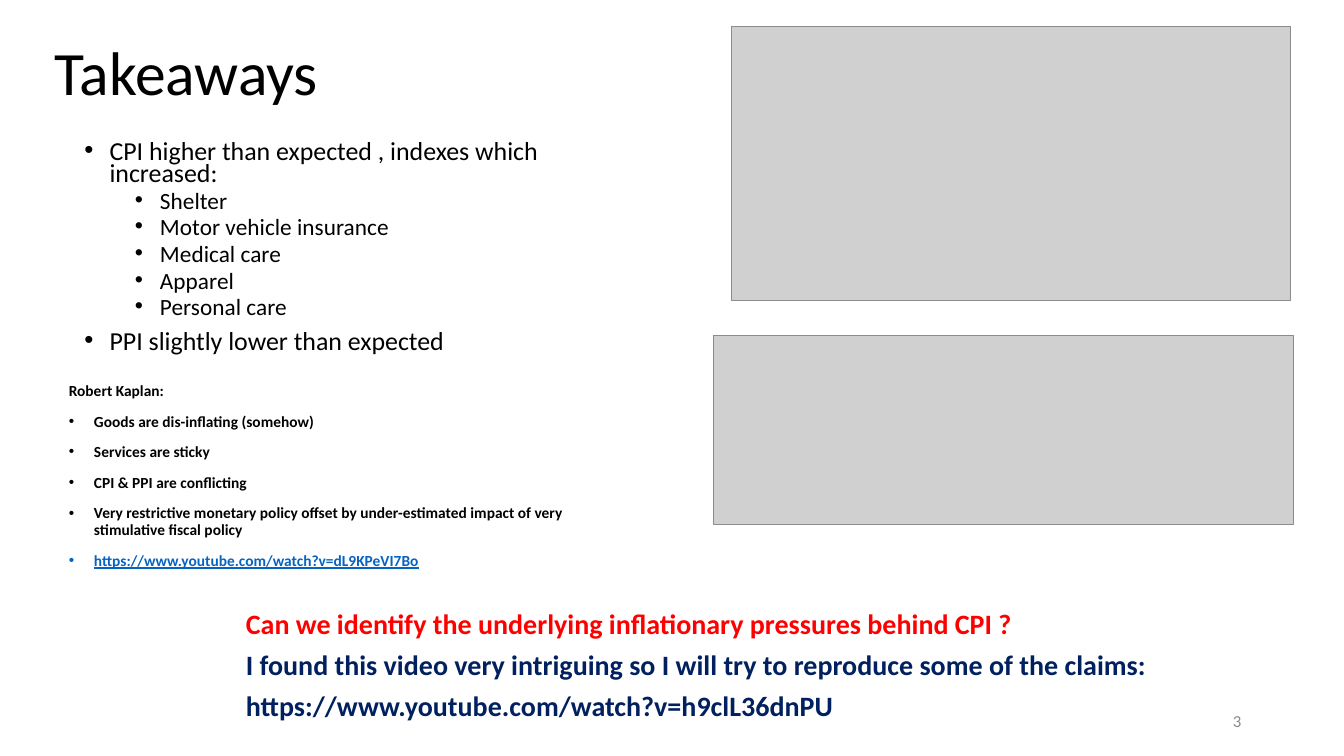
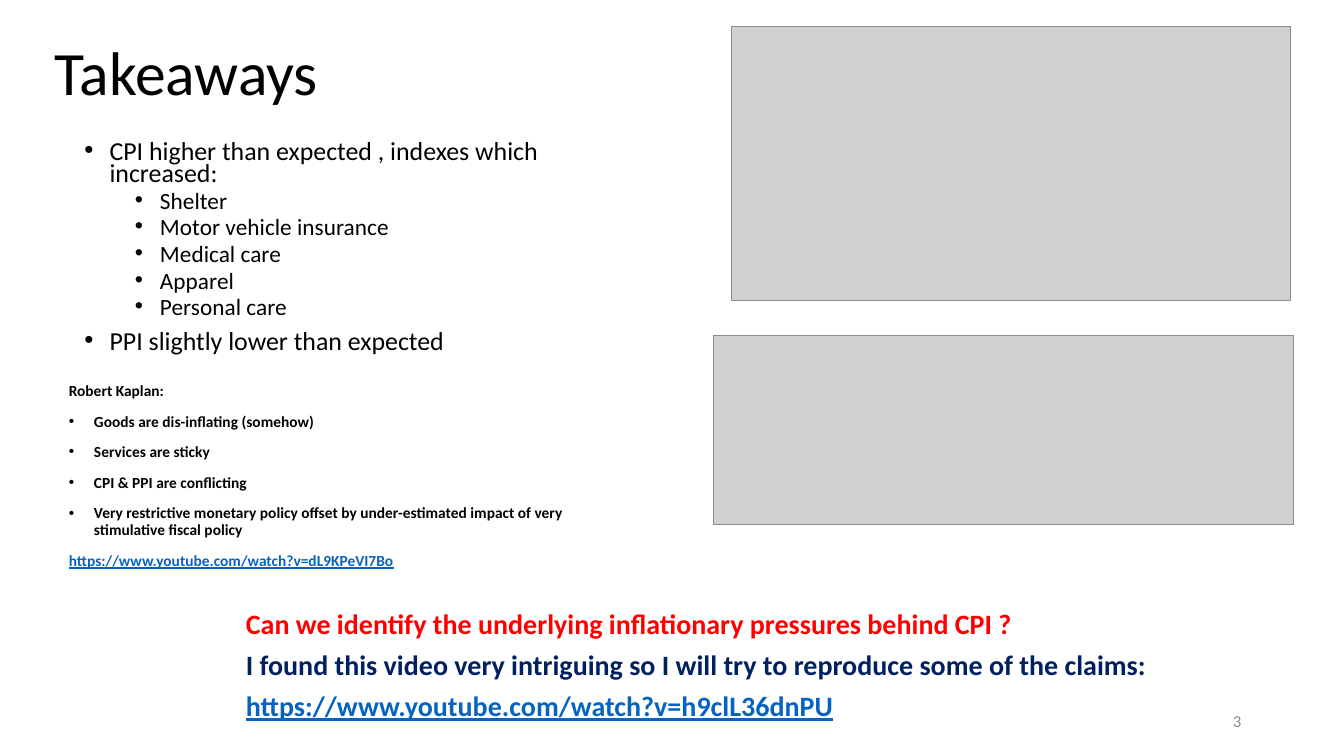
Before and after one commit to omroot/d2l_pytorch, a slide deck: slide 3 of mylearnings/mylecturenotes/PPI_and_CPI.pptx. Drawn at 1344x756 pixels with LibreOffice and Linux fonts; fonts in the diff are those of the drawing; grey boxes stand for pictures. Boxes give left, top, right and bottom in pixels: in the first picture for what was removed or moved away, otherwise in the second. Text is boxed around its words. In the diff, an @@ line names an element or a change of style, - is before the commit and + after.

```diff
--- a/mylearnings/mylecturenotes/PPI_and_CPI.pptx
+++ b/mylearnings/mylecturenotes/PPI_and_CPI.pptx
@@ text at bbox=[69, 555, 393, 569]: bullet • to none @@
@@ text at bbox=[246, 696, 833, 721]: text colour #002060 to #0563C1, underline on in "https://www.youtube.com/watch?v=h9clL36dnPU" @@
```
Also in this commit, not shown: 1 other file.
